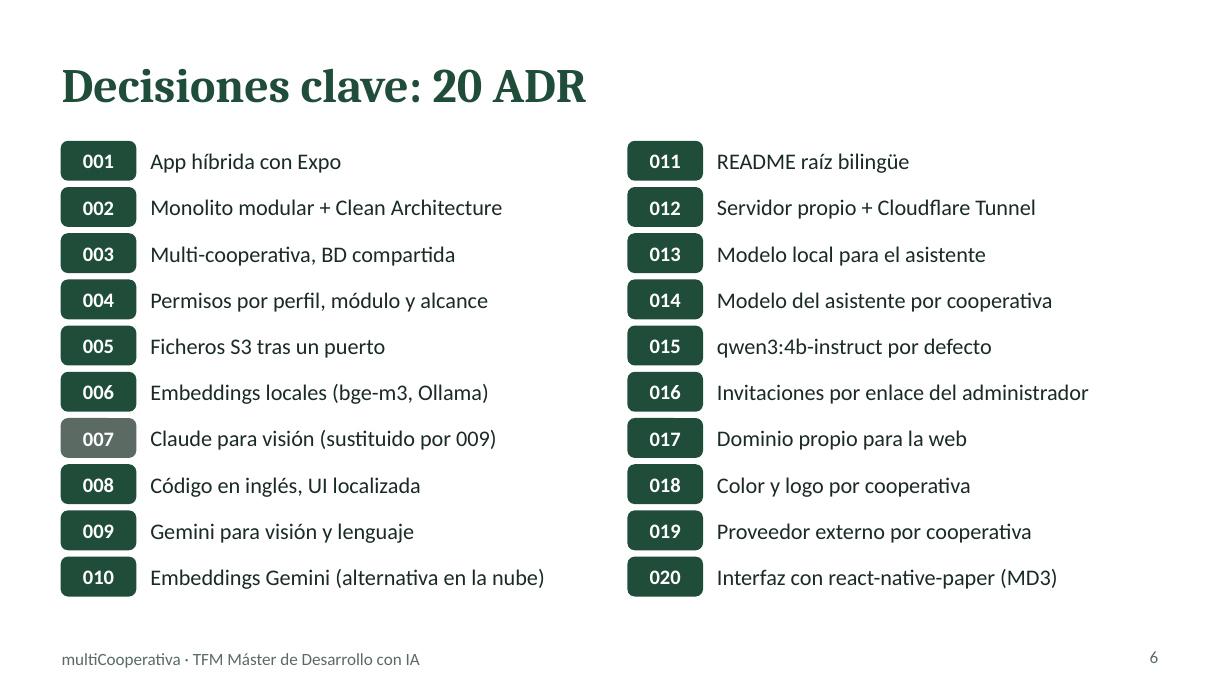
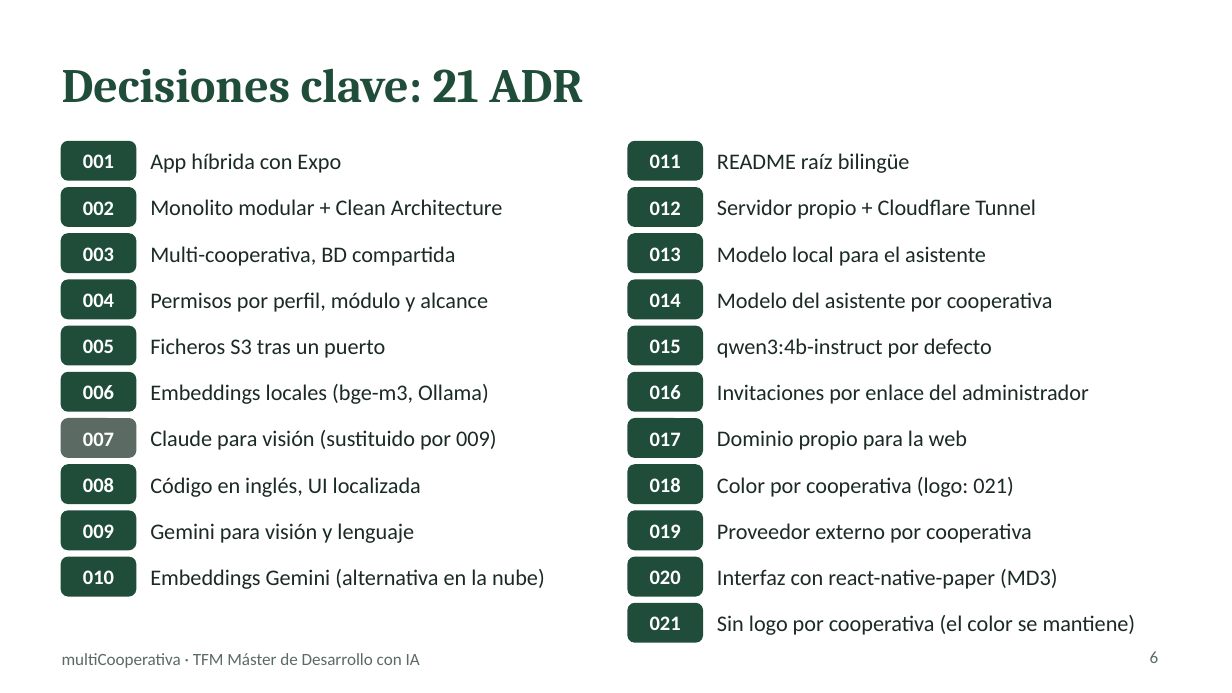
Before and after one commit to chaparro2001/multiCooperativa, a slide deck: slide 6 of docs/slides/multicooperativa-tfm.pptx. Drawn at 1232x693 pixels with LibreOffice and Linux fonts; fonts in the diff are those of the drawing. Boxes give left, top, right and bottom in pixels: in the first picture for what was removed or moved away, otherwise in the second. Text is boxed around its words. In the diff, an @@ line names an element or a change of style, - is before the commit and + after.

```diff
--- a/docs/slides/multicooperativa-tfm.pptx
+++ b/docs/slides/multicooperativa-tfm.pptx
@@ text at <box>62,68,583,103</box>: text changed @@
-Decisiones clave: 20 ADR
+Decisiones clave: 21 ADR
@@ text at <box>717,477,1013,497</box>: text changed @@
-Color y logo por cooperativa
+Color por cooperativa (logo: 021)
@@ rounded rectangle added at <box>628,604,702,642</box>, fill #1F4D3A, outline #1F4D3A 1 pt @@
@@ text added at <box>650,616,681,630</box>, 12 pt, text #FFFFFF, bold @@
+021
@@ text added at <box>717,615,1136,635</box>, 13 pt, text #1B2B24 @@
+Sin logo por cooperativa (el color se mantiene)
```
Also in this commit, not shown: 4 other slides changed, 1 other file.
